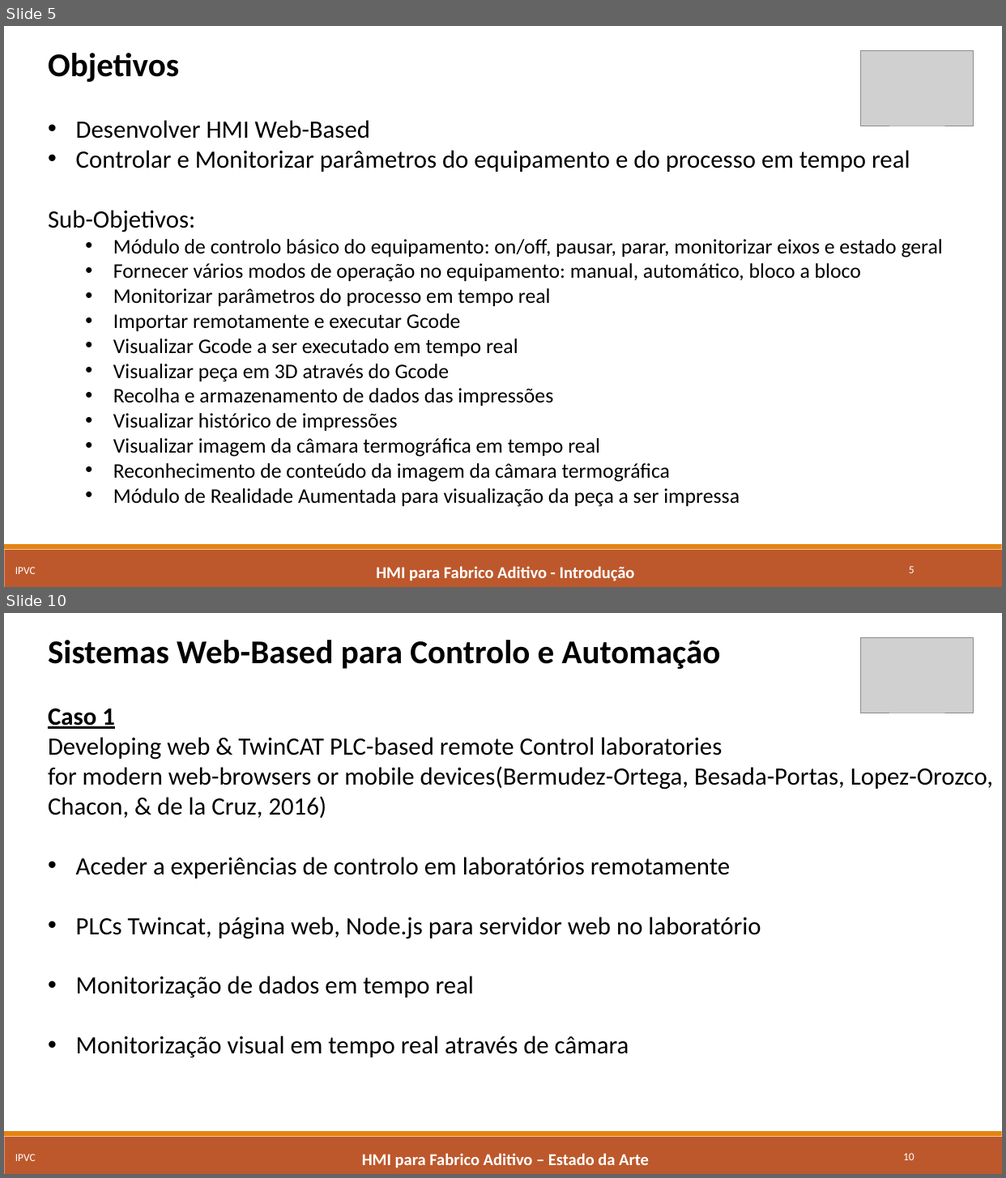
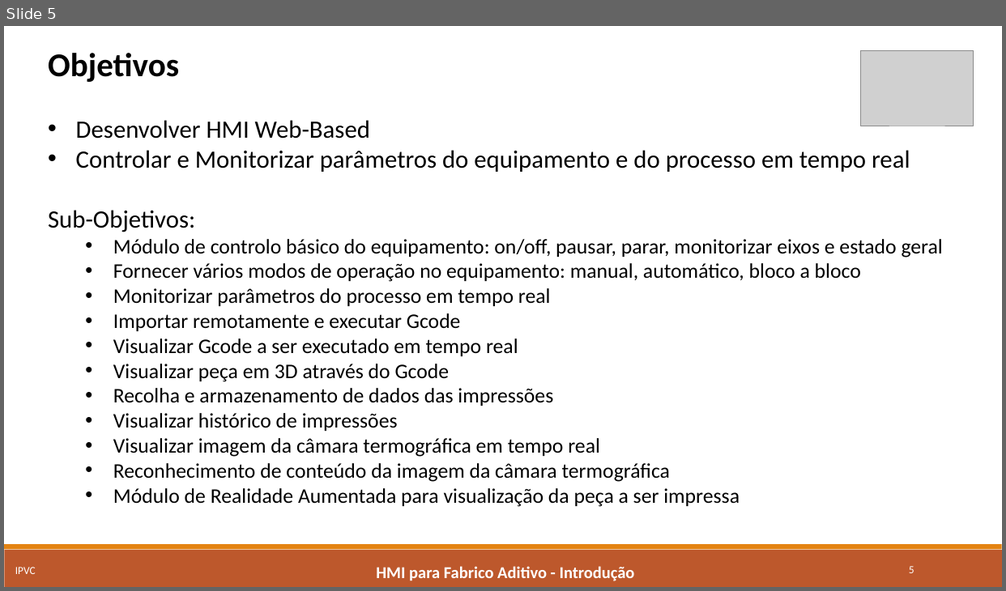
Before and after one commit to marcorlsrodrigues/projeto, a slide deck: Apresentacao_Final_MarcoRodrigues4652.pptx. Shown one above the other, each under a label of ours: slides 5 and 10 before the commit, slide 5 after it; the slides between them are not shown. The pictures are 1006x1178 and 1006x591 pixels, drawn with LibreOffice and Linux fonts; fonts in the diff are those of the drawing; grey boxes stand for pictures. Boxes give left, top, right and bottom in pixels: in the first picture for what was removed or moved away, otherwise in the second. Text is boxed around its words. In the diff, an @@ line names an element or a change of style, - is before the commit and + after.

```diff
--- a/Apresentacao_Final_MarcoRodrigues4652.pptx
+++ b/Apresentacao_Final_MarcoRodrigues4652.pptx
@@ slide 10 removed at (x1=4, y1=613, x2=1002, y2=1174), background #FFFFFF; not listed: 2 template elements that a slide beside it also shows @@
@@ text removed at (x1=48, y1=640, x2=993, y2=1058) @@
-Sistemas Web-Based para Controlo e Automação
-Caso 1
-Developing web & TwinCAT PLC-based remote Control laboratories
-for modern web-browsers or mobile devices(Bermudez-Ortega, Besada-Portas, Lopez-Orozco, Chacon, & de la Cruz, 2016)
-• Aceder a experiências de controlo em laboratórios remotamente
-• PLCs Twincat, página web, Node.js para servidor web no laboratório
-• Monitorização de dados em tempo real
-• Monitorização visual em tempo real através de câmara
@@ picture removed at (x1=861, y1=637, x2=974, y2=713) @@
@@ text removed at (x1=15, y1=1154, x2=36, y2=1161) @@
-IPVC
@@ text removed at (x1=362, y1=1153, x2=649, y2=1169) @@
-HMI para Fabrico Aditivo – Estado da Arte
@@ page number removed at (x1=903, y1=1153, x2=914, y2=1161) @@
-10
```
Also in this commit, not shown: 3 slides changed, 2 slides added, 9 other slides removed.
